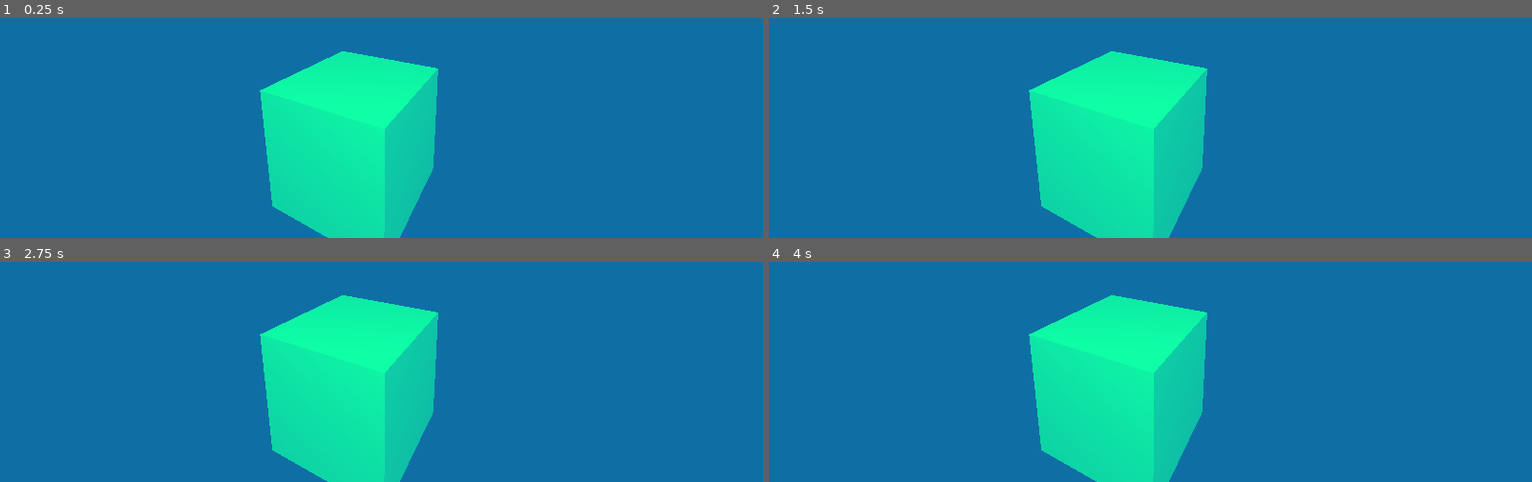
Above: before the commit, frames 1-4 (two rows, left to right).
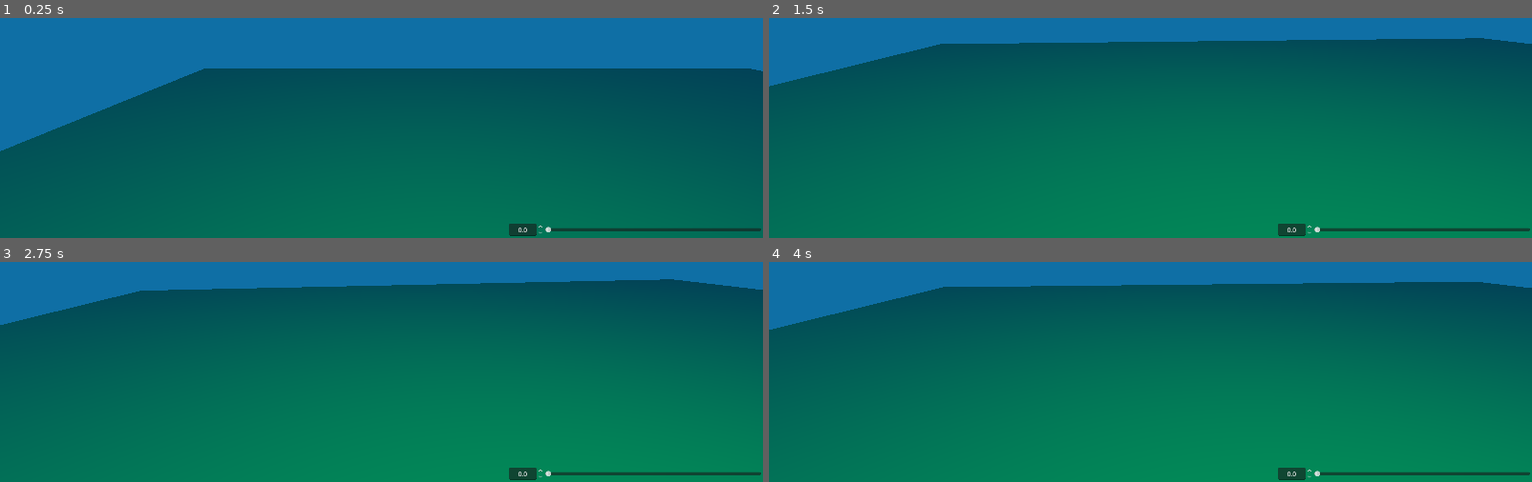
Above: after the commit, the same moments.

Repository: Sammaeliusz/PC-Repo
Game: Godot game, scene res://control.tscn
Two runs of this game, one before a commit and one after it. Both use one fixed random seed, a clock stepped at 60 frames per second and the inputs below.
Inputs:
- Up to frame 1 (0.25 s): no input
- Up to frame 2 (1.5 s): tap Enter at 0.5 s; hold Right 0.53-1.28 s; tap Space at 1.25 s; hold Down from 1.28 s (still down)
- Up to frame 3 (2.75 s): tap Enter at 2 s; release Down at 2.03 s; hold Right from 2.03 s (still down)
- Up to frame 4 (4 s): tap Space at 2.75 s; release Right at 2.78 s; hold Up 2.78-3.53 s; tap Enter at 3.5 s; hold Left from 3.53 s (still down)

The runs differ from the first frame. In frame 1, 73% of the frame differs, in the area x 0-100%, y 15-100%; in frame 2, 87%; in frame 3, 88%, in the area x 0-100%, y 7-100%; in frame 4, 87%.

Commit message:
Dodanie "gracza" w świecie gry
Poruszanie się nie całkiem działa

Diff:
--- /dev/null
+++ b/GGUI/krzywe-światy/Controller.gd
@@ -0,0 +1,25 @@
+extends RigidBody3D
+
+# Called when the node enters the scene tree for the first time.
+func _ready() -> void:
+
+	pass # Replace with function body.
+
+const ang_speed : int = 2
+const lin_speed : int = 2
+# Called every frame. 'delta' is the elapsed time since the previous frame.
+func _process(_delta: float) -> void:
+	pass
+func _unhandled_input(event)->void:
+	if event is InputEventKey:
+		if event.pressed:
+			if event.keycode == KEY_RIGHT:
+				angular_velocity = Vector3(0,-1*ang_speed,0)
+			elif(event.keycode == KEY_LEFT):
+				angular_velocity = Vector3(0,ang_speed,0)
+			elif(event.keycode == KEY_UP):
+				linear_velocity = Vector3(lin_speed*cos(rotation.y), 0,lin_speed*sin(rotation.y))
+			elif(event.keycode == KEY_DOWN):
+				linear_velocity = Vector3(-1*lin_speed*cos(rotation.y), 0,-1*lin_speed*sin(rotation.y))
+		else:
+			angular_velocity = Vector3(0,0,0)
--- /dev/null
+++ b/GGUI/krzywe-światy/Doswietlanie.gd
@@ -0,0 +1,16 @@
+extends OmniLight3D
+
+
+# Called when the node enters the scene tree for the first time.
+func _ready() -> void:
+
+	pass # Replace with function body.
+
+
+# Called every frame. 'delta' is the elapsed time since the previous frame.
+func _process(_delta: float) -> void:
+	pass
+
+func _change_energy(id:int, value: float)->void:
+	if id==0:
+		self.light_energy = value*16;
--- /dev/null
+++ b/GGUI/krzywe-światy/Signal_tunel.gd
@@ -0,0 +1,5 @@
+extends Node
+signal tunneled_signal(id: int,value)
+# 0 -> Speed change
+func _tunel(value, id:int) -> void:
+	tunneled_signal.emit(id, value)
--- a/GGUI/krzywe-światy/UI/UI.tscn
+++ b/GGUI/krzywe-światy/UI/UI.tscn
@@ -1,5 +1,6 @@
 [gd_scene format=3 uid="uid://cmc5a4dqynjn3"]
 
+[ext_resource type="Script" uid="uid://dthr3u0nyr2gd" path="res://Signal_tunel.gd" id="1_dhe1o"]
 [ext_resource type="Script" uid="uid://dmopm1jk8rq7j" path="res://UI/Size_Controll.gd" id="1_q0uhn"]
 
 [sub_resource type="GDScript" id="GDScript_3b2b5"]
@@ -16,14 +17,14 @@
 	pass
 "
 
-[node name="Control" type="Control" unique_id=2142729161]
+[node name="UI" type="Control" unique_id=2142729161]
 layout_mode = 3
 anchors_preset = 15
 anchor_right = 1.0
 anchor_bottom = 1.0
 grow_horizontal = 2
 grow_vertical = 2
-script = ExtResource("1_q0uhn")
+script = ExtResource("1_dhe1o")
 
 [node name="MarginContainer" type="MarginContainer" parent="." unique_id=641256585]
 layout_mode = 0
@@ -36,22 +37,44 @@
 script = SubResource("GDScript_3b2b5")
 
 [node name="Panel" type="Panel" parent="MarginContainer" unique_id=1858312212]
+visible = false
 layout_mode = 2
 script = ExtResource("1_q0uhn")
 
 [node name="VBoxContainer" type="VBoxContainer" parent="MarginContainer" unique_id=1431461424]
 layout_mode = 2
+size_flags_vertical = 8
 
-[node name="SpinBox" type="SpinBox" parent="MarginContainer/VBoxContainer" unique_id=2034226594]
+[node name="HBoxContainer" type="HBoxContainer" parent="MarginContainer/VBoxContainer" unique_id=504929809]
+layout_mode = 2
+alignment = 1
+
+[node name="HBoxContainer3" type="HBoxContainer" parent="MarginContainer/VBoxContainer/HBoxContainer" unique_id=1196130220]
+layout_mode = 2
+size_flags_horizontal = 3
+
+[node name="HBoxContainer" type="HBoxContainer" parent="MarginContainer/VBoxContainer/HBoxContainer" unique_id=451638008]
+layout_mode = 2
+size_flags_horizontal = 3
+
+[node name="HBoxContainer2" type="HBoxContainer" parent="MarginContainer/VBoxContainer/HBoxContainer" unique_id=351854421]
+layout_mode = 2
+size_flags_horizontal = 3
+alignment = 1
+
+[node name="SpinBox" type="SpinBox" parent="MarginContainer/VBoxContainer/HBoxContainer/HBoxContainer2" unique_id=2034226594]
 layout_mode = 2
 max_value = 1.0
 step = 0.01
 alignment = 1
 
-[node name="HSlider" type="HSlider" parent="MarginContainer/VBoxContainer" unique_id=657065598]
+[node name="HSlider" type="HSlider" parent="MarginContainer/VBoxContainer/HBoxContainer/HBoxContainer2" unique_id=657065598]
 layout_mode = 2
+size_flags_horizontal = 3
+size_flags_vertical = 1
 max_value = 1.0
 step = 0.01
 
-[connection signal="value_changed" from="MarginContainer/VBoxContainer/SpinBox" to="MarginContainer/VBoxContainer/HSlider" method="set_value_no_signal"]
-[connection signal="value_changed" from="MarginContainer/VBoxContainer/HSlider" to="MarginContainer/VBoxContainer/SpinBox" method="set_value_no_signal"]
+[connection signal="value_changed" from="MarginContainer/VBoxContainer/HBoxContainer/HBoxContainer2/SpinBox" to="MarginContainer/VBoxContainer/HBoxContainer/HBoxContainer2/HSlider" method="set_value"]
+[connection signal="value_changed" from="MarginContainer/VBoxContainer/HBoxContainer/HBoxContainer2/HSlider" to="MarginContainer/VBoxContainer/HBoxContainer/HBoxContainer2/SpinBox" method="set_value_no_signal"]
+[connection signal="value_changed" from="MarginContainer/VBoxContainer/HBoxContainer/HBoxContainer2/HSlider" to="." method="_tunel" binds= [0]]
--- a/GGUI/krzywe-światy/control.tscn
+++ b/GGUI/krzywe-światy/control.tscn
@@ -1,4 +1,20 @@
 [gd_scene format=3 uid="uid://cbqog3ohiwero"]
+
+[ext_resource type="PackedScene" uid="uid://cmc5a4dqynjn3" path="res://UI/UI.tscn" id="1_62e2m"]
+[ext_resource type="Script" uid="uid://bhc016w12uovm" path="res://Doswietlanie.gd" id="2_qtu10"]
+[ext_resource type="Script" uid="uid://drs76qdvf62hf" path="res://Controller.gd" id="3_qtu10"]
+
+[sub_resource type="Sky" id="Sky_uchyk"]
+
+[sub_resource type="Environment" id="Environment_126ht"]
+background_mode = 1
+background_color = Color(0.05756113, 0.4364125, 0.6467294, 1)
+sky = SubResource("Sky_uchyk")
+
+[sub_resource type="WorldBoundaryShape3D" id="WorldBoundaryShape3D_gcxk6"]
+
+[sub_resource type="PlaneMesh" id="PlaneMesh_v2sh2"]
+size = Vector2(20, 20)
 
 [sub_resource type="BoxShape3D" id="BoxShape3D_126ht"]
 
@@ -10,33 +26,56 @@
 [sub_resource type="BoxMesh" id="BoxMesh_126ht"]
 material = SubResource("StandardMaterial3D_uchyk")
 
-[sub_resource type="Sky" id="Sky_uchyk"]
+[sub_resource type="CapsuleShape3D" id="CapsuleShape3D_gcxk6"]
 
-[sub_resource type="Environment" id="Environment_126ht"]
-background_mode = 1
-background_color = Color(0.05756113, 0.4364125, 0.6467294, 1)
-sky = SubResource("Sky_uchyk")
+[sub_resource type="CapsuleMesh" id="CapsuleMesh_gcxk6"]
 
 [node name="Node3D" type="Node3D" unique_id=689650400]
+
+[node name="UI" parent="." unique_id=2142729161 instance=ExtResource("1_62e2m")]
 
 [node name="OmniLight3D" type="OmniLight3D" parent="." unique_id=459530045]
 transform = Transform3D(0.9309355, 0, 0.36518356, 0, 1, 0, -0.36518356, 0, 0.9309355, 1.3482878, 3.0347452, 2.6278863)
 light_color = Color(0, 1, 0, 1)
-light_energy = 3.966
+light_energy = 4.441
 light_indirect_energy = 3.69
 omni_range = 34.655
-
-[node name="Camera3D" type="Camera3D" parent="." unique_id=465386055]
-transform = Transform3D(0.8832157, -0.10537967, 0.4569739, 0, 0.9744266, 0.22470595, -0.46896696, -0.19846383, 0.8606289, 1.1250181, 1.4088764, 1.7140911)
-current = true
-
-[node name="StaticBody3D" type="StaticBody3D" parent="." unique_id=1427176165]
-
-[node name="CollisionShape3D" type="CollisionShape3D" parent="StaticBody3D" unique_id=1010407806]
-shape = SubResource("BoxShape3D_126ht")
-
-[node name="MeshInstance3D" type="MeshInstance3D" parent="StaticBody3D" unique_id=1027060124]
-mesh = SubResource("BoxMesh_126ht")
+script = ExtResource("2_qtu10")
 
 [node name="WorldEnvironment" type="WorldEnvironment" parent="." unique_id=262713238]
 environment = SubResource("Environment_126ht")
+
+[node name="Podłoże" type="StaticBody3D" parent="." unique_id=359036663]
+
+[node name="CollisionShape3D" type="CollisionShape3D" parent="Podłoże" unique_id=670744033]
+shape = SubResource("WorldBoundaryShape3D_gcxk6")
+
+[node name="MeshInstance3D" type="MeshInstance3D" parent="Podłoże" unique_id=1458863494]
+mesh = SubResource("PlaneMesh_v2sh2")
+
+[node name="RigidBody3D" type="RigidBody3D" parent="." unique_id=846963744]
+transform = Transform3D(1, 0, 0, 0, 1, 0, 0, 0, 1, 0, 1.8746152, 0)
+
+[node name="CollisionShape3D" type="CollisionShape3D" parent="RigidBody3D" unique_id=1010407806]
+shape = SubResource("BoxShape3D_126ht")
+
+[node name="MeshInstance3D" type="MeshInstance3D" parent="RigidBody3D" unique_id=1027060124]
+mesh = SubResource("BoxMesh_126ht")
+
+[node name="Player" type="RigidBody3D" parent="." unique_id=266393988]
+transform = Transform3D(1, 0, 0, 0, 1, 0, 0, 0, 1, 0, 2.2933323, 3.4980211)
+axis_lock_angular_x = true
+axis_lock_angular_z = true
+script = ExtResource("3_qtu10")
+
+[node name="CollisionShape3D" type="CollisionShape3D" parent="Player" unique_id=1496630970]
+shape = SubResource("CapsuleShape3D_gcxk6")
+
+[node name="MeshInstance3D" type="MeshInstance3D" parent="Player" unique_id=326454559]
+mesh = SubResource("CapsuleMesh_gcxk6")
+
+[node name="Camera3D" type="Camera3D" parent="Player" unique_id=465386055]
+transform = Transform3D(-4.371139e-08, -0.0975829, 0.9952274, 0, 0.9952274, 0.0975829, -1, 4.265484e-09, -4.350277e-08, 0, 0.6174834, 0)
+current = true
+
+[connection signal="tunneled_signal" from="UI" to="OmniLight3D" method="_change_energy"]
--- /dev/null
+++ b/GGUI/krzywe-światy/testowy.tres
@@ -0,0 +1,4 @@
+[gd_resource type="InputEventKey" format=3 uid="uid://drltm3378eus0"]
+
+[resource]
+keycode = 4194319
Not shown, added: GGUI/krzywe-światy/Controller.gd.uid
Not shown, added: GGUI/krzywe-światy/Doswietlanie.gd.uid
Not shown, added: GGUI/krzywe-światy/Signal_tunel.gd.uid
